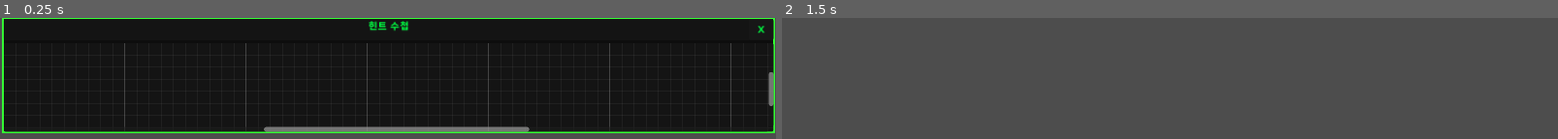
Above: before the commit, frames 1-2 (left to right).
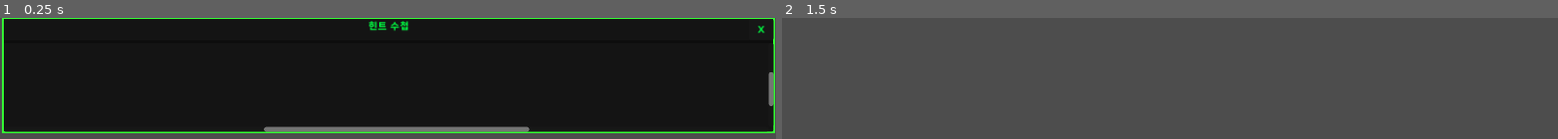
Above: after the commit, the same moments.

Repository: rorena15/llm_game
Game: Godot game, scene res://app_board.tscn
Two runs of this game, one before a commit and one after it. Both use one fixed random seed, a clock stepped at 60 frames per second and the inputs below. This scene is started directly instead of the project's main scene.
Inputs (mouse positions are in pixels of both pictures, inside the frame that each line leads up to):
- Up to frame 1 (0.25 s): no input
- Up to frame 2 (1.5 s): tap Enter at 0.5, 0.6 s; move the mouse to (outside the picture) at 0.52 s; click (outside the picture) at 0.67 s; click "X" at 1.25 s

The runs differ from the first frame. In frame 1, 0.5% of the frame differs, in the area x 16-95%, y 20-91%; in frame 2, nothing differs.

Commit message:
플레이어 이름 적용 편의성 증가

Diff:
--- a/godot_project/socialengineeer/app_board.tscn
+++ b/godot_project/socialengineeer/app_board.tscn
@@ -27,6 +27,8 @@
 
 [node name="GraphEdit" type="GraphEdit" parent="Layout/ContentArea" index="0"]
 layout_mode = 2
+show_grid = false
+grid_pattern = 1
 minimap_enabled = false
 show_menu = false
 
@@ -37,9 +39,9 @@
 anchor_top = 1.0
 anchor_bottom = 1.0
 offset_left = 18.0
-offset_top = 21.0
+offset_top = -126.0
 offset_right = 170.0
-offset_bottom = 99.0
+offset_bottom = -48.0
 grow_vertical = 0
 mouse_filter = 1
 position_offset = Vector2(18, 21)
--- a/godot_project/socialengineeer/title_screen.gd
+++ b/godot_project/socialengineeer/title_screen.gd
@@ -6,8 +6,9 @@
 @onready var btn_mission3 = $ColorRect/Btn_Mission3
 @onready var btn_mission4 = $ColorRect/Btn_Mission4
 @onready var btn_quit = $ColorRect/Btn_Quit
-@onready var http_request = $HTTPRequest # 씬에 추가 필요!
+@onready var http_request = $HTTPRequest
 @onready var name_input = $player_name/nameinput
+@onready var name_label = $player_name/player_rname
 
 # 게임 화면 씬 미리 로드
 var desktop_scene = preload("res://desktop.tscn")
@@ -25,6 +26,8 @@
 	btn_mission_Tutorial.pressed.connect(_on_mission_Tutorial_pressed)
 	btn_quit.pressed.connect(get_tree().quit)
 	_update_buttons()
+
+	name_input.text_submitted.connect(_on_name_submitted)
 
 func _update_buttons():
 	# 1. 일단 튜토리얼은 항상 열어둠
@@ -79,6 +82,28 @@
 	# 2. 게임 화면으로 전환
 	_start_game("mission_4")
 
+func _on_name_submitted(new_text):
+	# 1. 앞뒤 공백 제거
+	var final_name = new_text.strip_edges()
+
+	# 2. 이름이 비어있으면 기본값 설정
+	if final_name == "":
+		final_name = "Hacker"
+
+	# 3. Global 변수에 즉시 저장 (게임 시작 시 사용됨)
+	Global.player_name = final_name
+
+	# 4. 라벨 텍스트 변경 (화면에 표시)
+	# 예: "플레이어 이름" -> "Agent: Shadow"
+	name_label.text = final_name
+
+	# 5.입력창의 포커스를 해제하여 버튼을 누르기 쉽게 함
+	name_input.release_focus()
+	print("✅ 플레이어 이름 확정: ", final_name)
+
+	# 6. 라벨에 남아있는 이름을 삭제
+	name_input.text = ""   # 또는 name_input.clear()
+
 func _start_game(scenario_id):
 	var input_name = name_input.text.strip_edges()
 	if input_name != "":
--- a/godot_project/socialengineeer/title_screen.tscn
+++ b/godot_project/socialengineeer/title_screen.tscn
@@ -124,7 +124,7 @@
 layout_mode = 1
 offset_right = 97.0
 offset_bottom = 20.0
-text = "플레이어 이름"
+text = "플레이어 이름 :"
 
 [node name="nameinput" type="LineEdit" parent="player_name"]
 layout_mode = 1
@@ -139,3 +139,14 @@
 grow_horizontal = 2
 grow_vertical = 0
 placeholder_text = "Code Name"
+
+[node name="player_rname" type="Label" parent="player_name"]
+layout_mode = 1
+anchors_preset = 1
+anchor_left = 1.0
+anchor_right = 1.0
+offset_left = 8.0
+offset_top = 3.0
+offset_right = 166.0
+offset_bottom = 23.0
+grow_horizontal = 0
